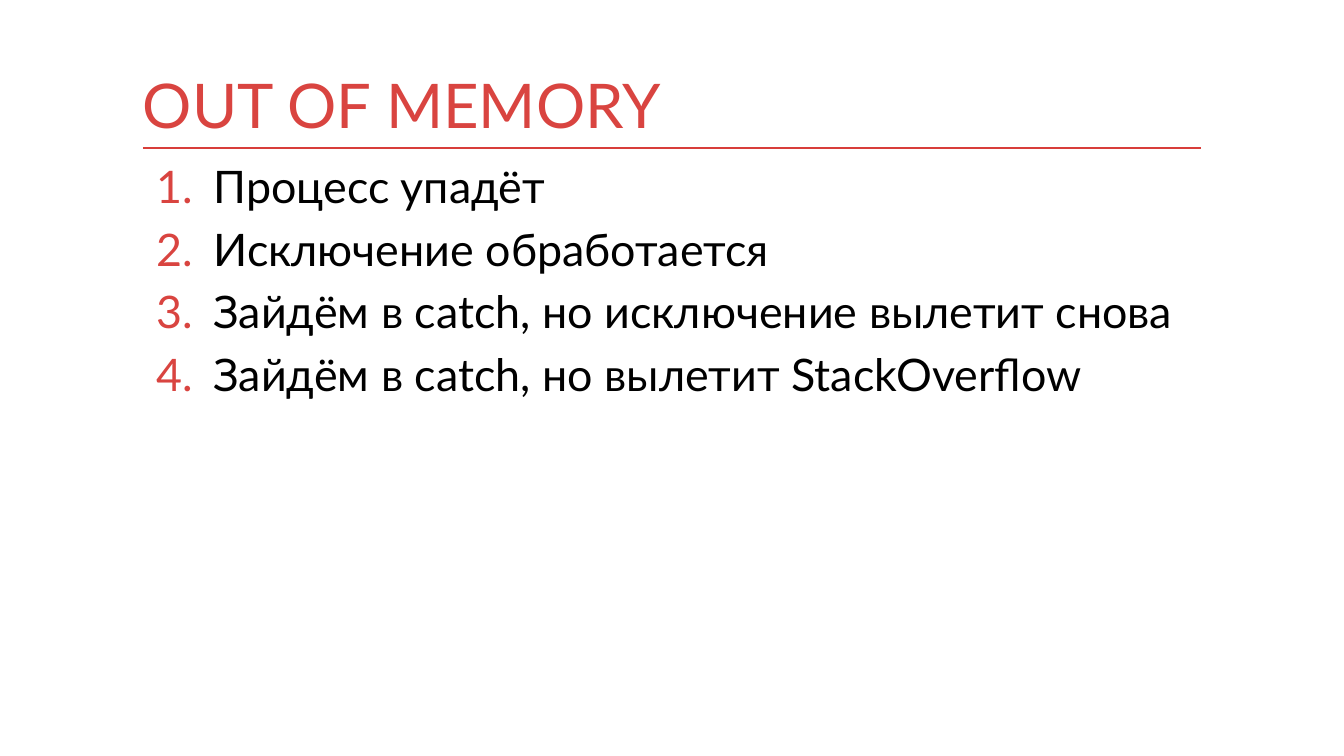
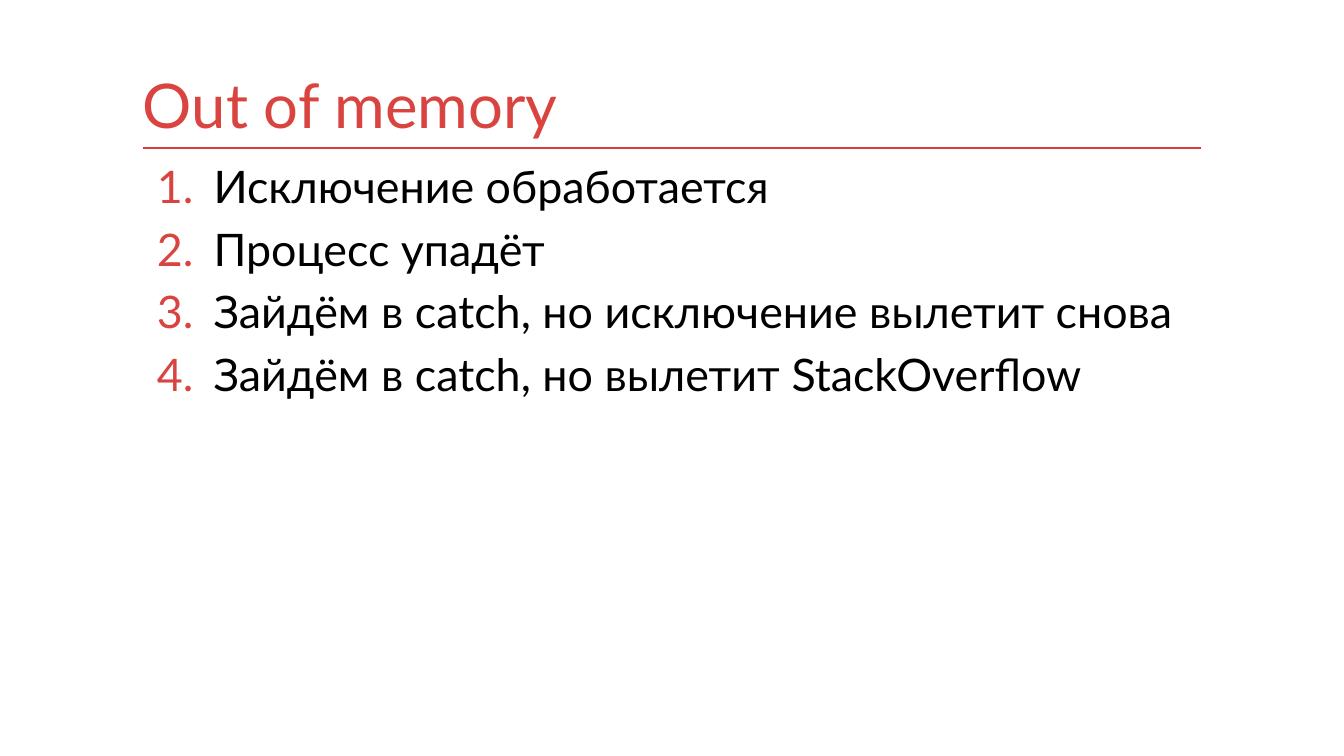
Before and after one commit to kontur-courses/exceptions, a slide deck: slide 38 of exceptions.pptx (slide 36 before the commit). Drawn at 1344x756 pixels with LibreOffice and Linux fonts; fonts in the diff are those of the drawing. Boxes give left, top, right and bottom in pixels: in the first picture for what was removed or moved away, otherwise in the second. Text is boxed around its words. In the diff, an @@ line names an element or a change of style, - is before the commit and + after.

```diff
--- a/exceptions.pptx
+++ b/exceptions.pptx
@@ title at (143, 83, 557, 139): text changed @@
-OUT OF MEMORY
+Out of memory
@@ text at (214, 170, 769, 211): paragraph added @@
+1. Исключение обработается
@@ text at (214, 233, 769, 274): paragraph removed @@
-2. Исключение обработается
```
Also in this commit, not shown: 37 other slides changed, 2 slides added, 3 slides removed.
